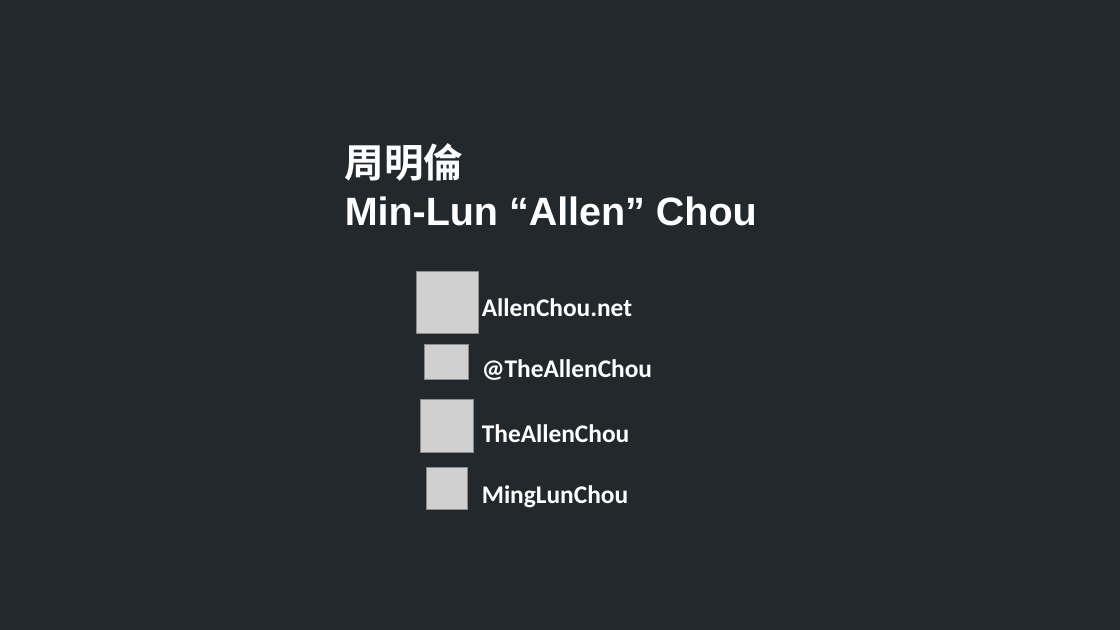
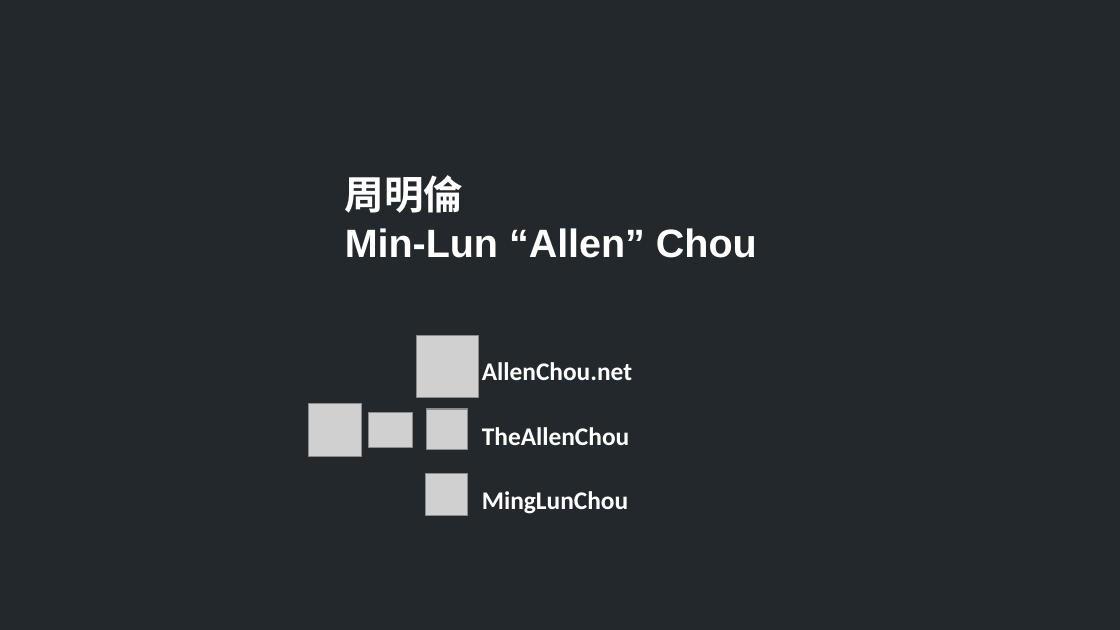
Before and after one commit to TheAllenChou/unity-physics-constraints, a slide deck: slide 2 of slides/02-contact-constraints-mandarin.odp. Drawn at 1120x630 pixels with LibreOffice and Linux fonts; fonts in the diff are those of the drawing; grey boxes stand for pictures. Boxes give left, top, right and bottom in pixels: in the first picture for what was removed or moved away, otherwise in the second. Text is boxed around its words. In the diff, an @@ line names an element or a change of style, - is before the commit and + after.

```diff
--- a/slides/02-contact-constraints-mandarin.odp
+++ b/slides/02-contact-constraints-mandarin.odp
@@ text "周明倫": place and size @@
-text "周明倫" at [345, 143, 757, 226]
+text "周明倫" at [345, 175, 757, 258]
@@ picture: place and size @@
-picture at [425, 345, 469, 380]
+picture at [417, 335, 479, 397]
@@ text "AllenChou.net": place and size @@
-text "AllenChou.net" at [482, 298, 632, 316]
+text "AllenChou.net" at [482, 362, 632, 380]
@@ text removed at [482, 359, 652, 380] @@
-@TheAllenChou
@@ picture added at [309, 403, 362, 456] @@
@@ picture: place and size @@
-picture at [417, 271, 479, 333]
+picture at [369, 413, 413, 448]
@@ picture: place and size @@
-picture at [421, 399, 474, 452]
+picture at [427, 410, 468, 450]
@@ picture: place and size @@
-picture at [426, 469, 468, 510]
+picture at [426, 474, 468, 515]
@@ text "MingLunChou": place and size @@
-text "MingLunChou" at [482, 485, 628, 508]
+text "MingLunChou" at [482, 491, 628, 514]
```
Also in this commit, not shown: 1 other slide changed, 7 other files.
